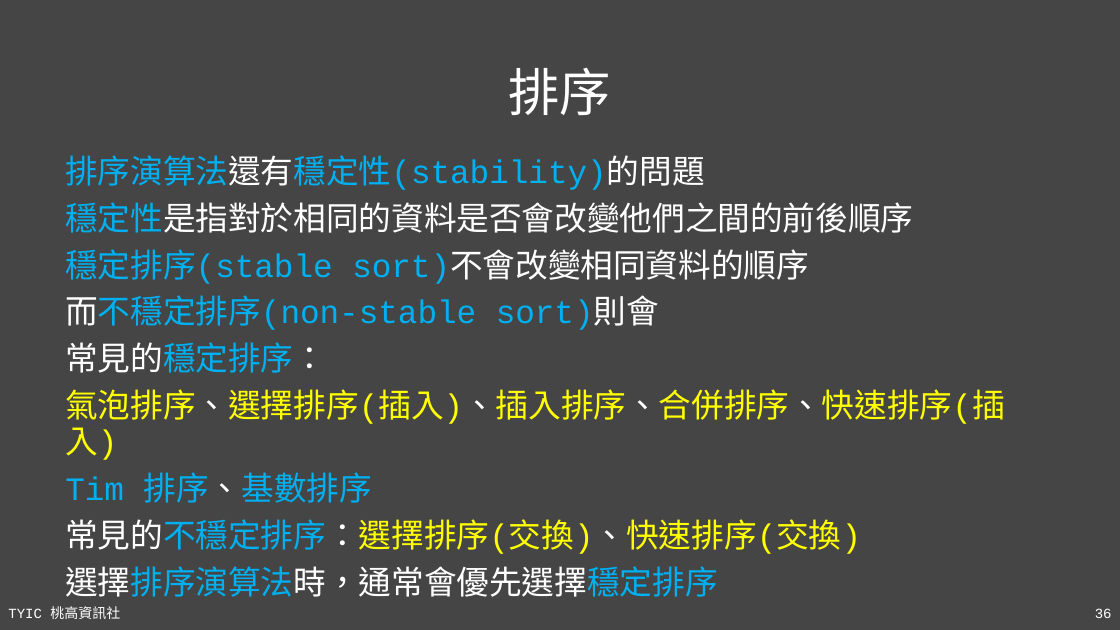
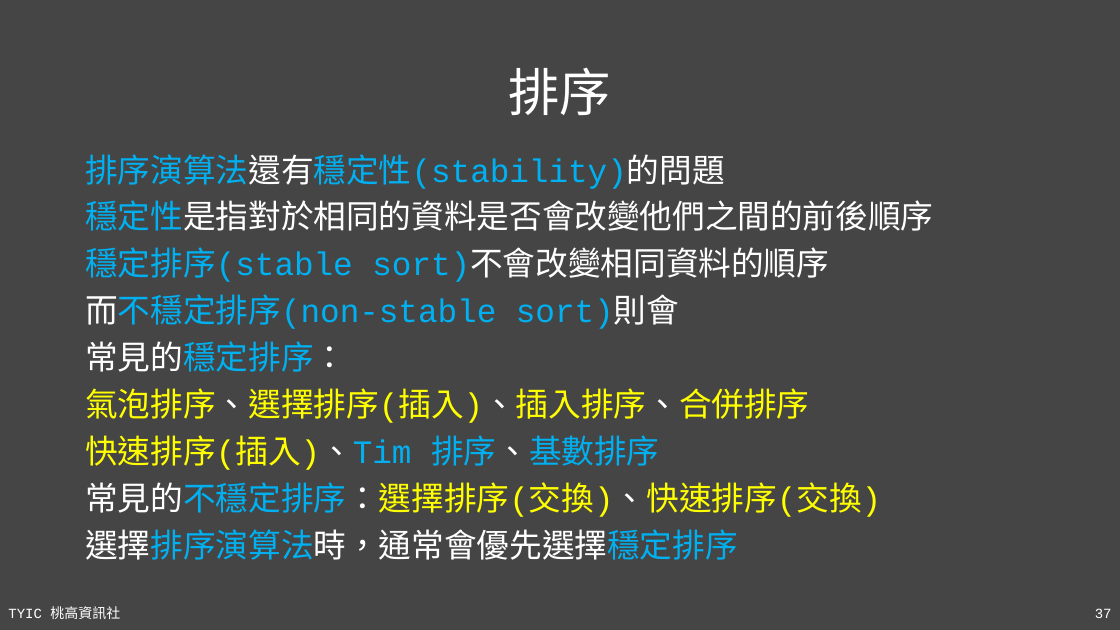
Before and after one commit to TYSHIC/slides, a slide deck: slide 37 of ppt/90_基礎資料結構與演算法.pptx (slide 36 before the commit). Drawn at 1120x630 pixels with LibreOffice and Linux fonts; fonts in the diff are those of the drawing. Boxes give left, top, right and bottom in pixels: in the first picture for what was removed or moved away, otherwise in the second. Text is boxed around its words. In the diff, an @@ line names an element or a change of style, - is before the commit and + after.

```diff
--- a/ppt/90_基礎資料結構與演算法.pptx
+++ b/ppt/90_基礎資料結構與演算法.pptx
@@ text "排序演算法還有穩定性(stability)的問題": place and size @@
-text "排序演算法還有穩定性(stability)的問題" at [65,155,1004,597]
+text "排序演算法還有穩定性(stability)的問題" at [85,154,933,560]
@@ text at [85,388,809,470]: text changed @@
-氣泡排序、選擇排序(插入)、插入排序、合併排序、快速排序(插入)
-Tim 排序、基數排序
+氣泡排序、選擇排序(插入)、插入排序、合併排序
+快速排序(插入)、Tim 排序、基數排序
@@ page number at [1095,608,1112,618]: text changed @@
-36
+37
```
Also in this commit, not shown: 6 other slides changed, 1 slide added, 24 other files.
